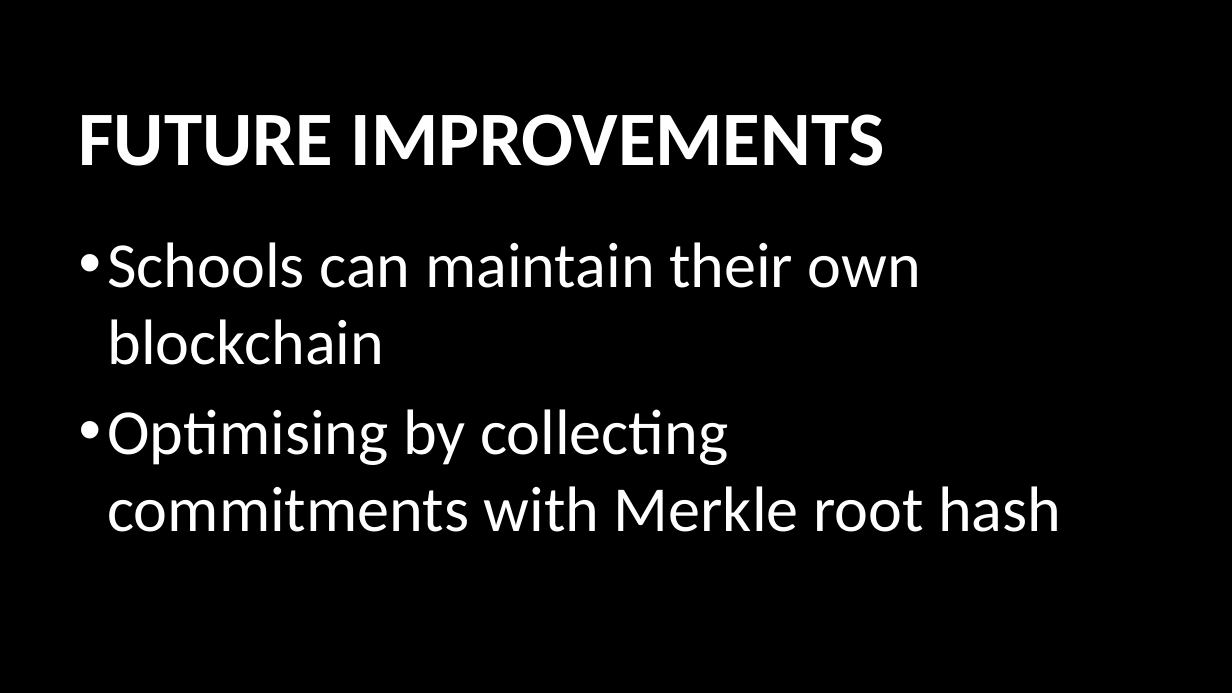
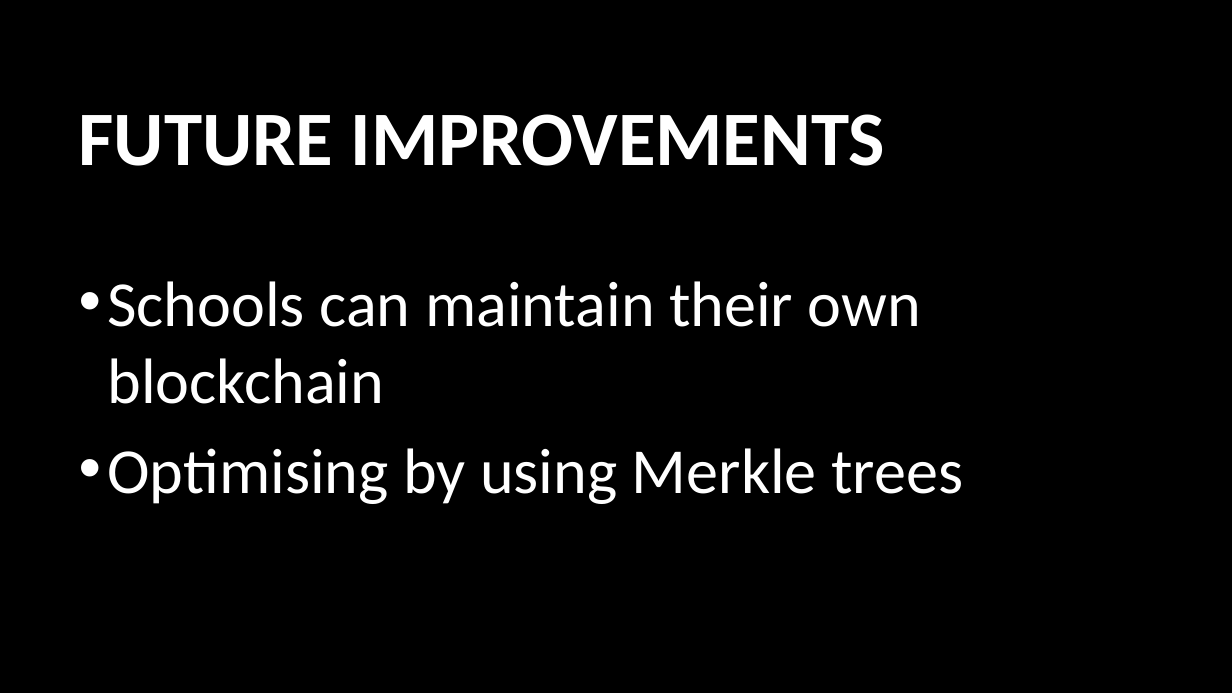
Before and after one commit to usop7/MachoHacks2018, a slide deck: slide 9 of MachoHacks2018.pptx. Drawn at 1232x693 pixels with LibreOffice and Linux fonts; fonts in the diff are those of the drawing; background and template pictures are left out. Boxes give left, top, right and bottom in pixels: in the first picture for what was removed or moved away, otherwise in the second. Text is boxed around its words. In the diff, an @@ line names an element or a change of style, - is before the commit and + after.

```diff
--- a/MachoHacks2018.pptx
+++ b/MachoHacks2018.pptx
@@ text at bbox=[107, 448, 963, 504]: text changed @@
-• Optimising by collecting commitments with Merkle root hash
+• Optimising by using Merkle trees
```
Also in this commit, not shown: 6 other slides changed.
